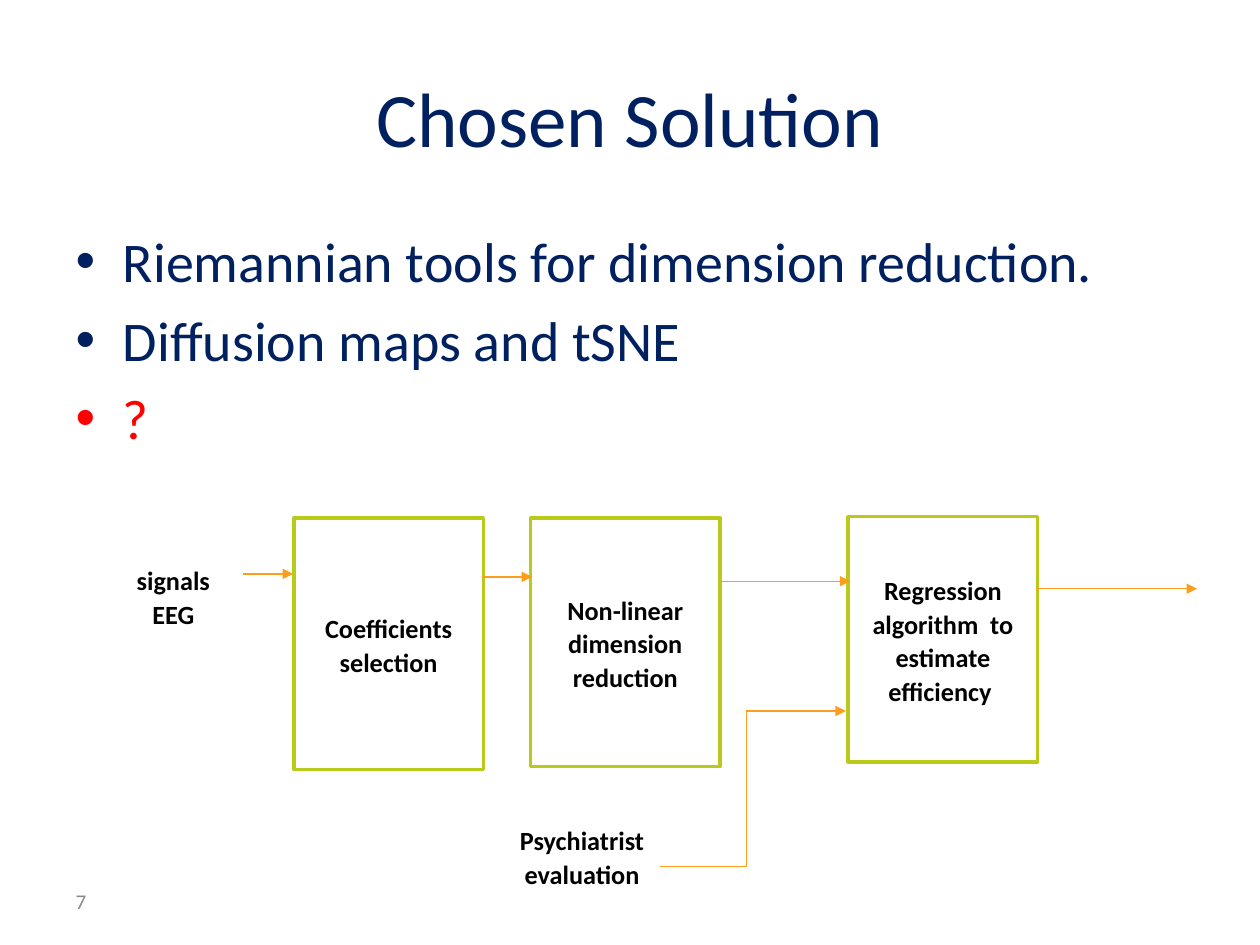
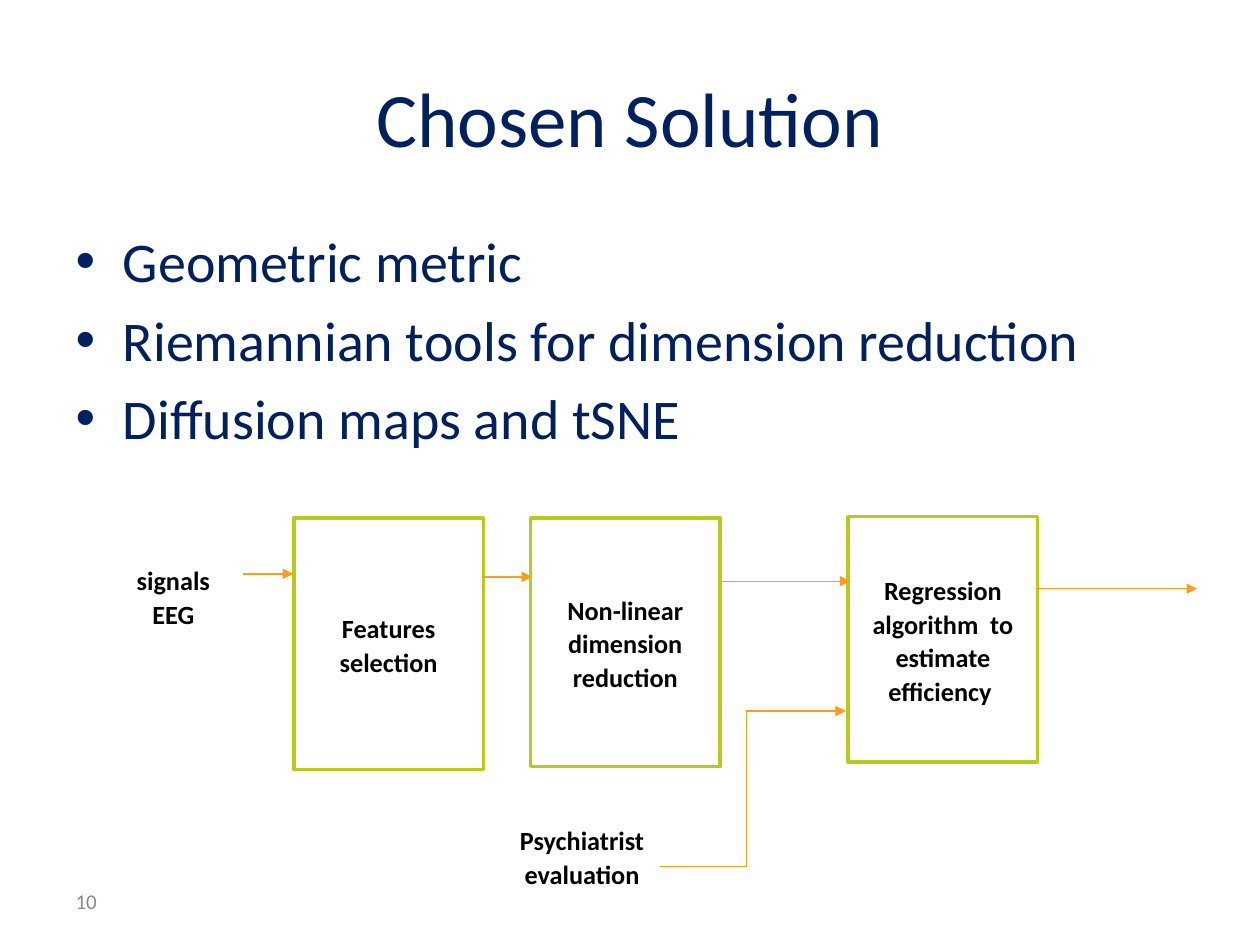
Before and after one commit to reggevlivney/BrainSway, a slide deck: slide 10 of Project_Midterm_Presentation.pptx (slide 7 before the commit). Drawn at 1260x945 pixels with LibreOffice and Linux fonts; fonts in the diff are those of the drawing; background and template pictures are left out. Boxes give left, top, right and bottom in pixels: in the first picture for what was removed or moved away, otherwise in the second. Text is boxed around its words. In the diff, an @@ line names an element or a change of style, - is before the commit and + after.

```diff
--- a/Project_Midterm_Presentation.pptx
+++ b/Project_Midterm_Presentation.pptx
@@ text at (123,243,1078,448): paragraph removed @@
-• ?
@@ text at (123,243,1078,362): text changed @@
-• Riemannian tools for dimension reduction.
+• Geometric metric
+• Riemannian tools for dimension reduction
@@ text in rectangle at (340,621,438,673): text changed @@
-Coefficients selection
+Features selection
@@ page number at (76,895,97,909): text changed @@
-7
+10
```
Also in this commit, not shown: 5 other slides changed, 8 slides added, 1 slide removed.
